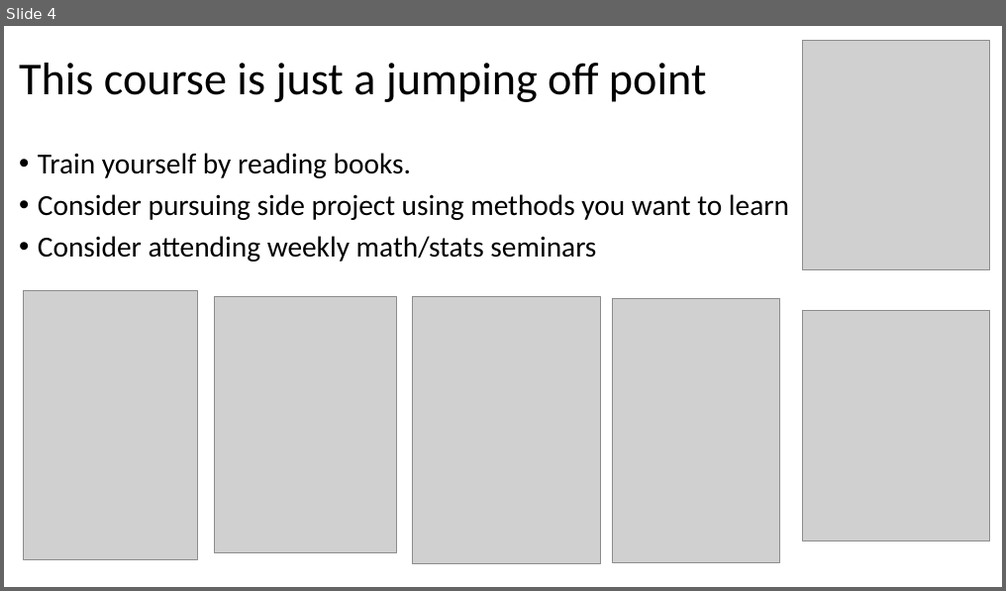
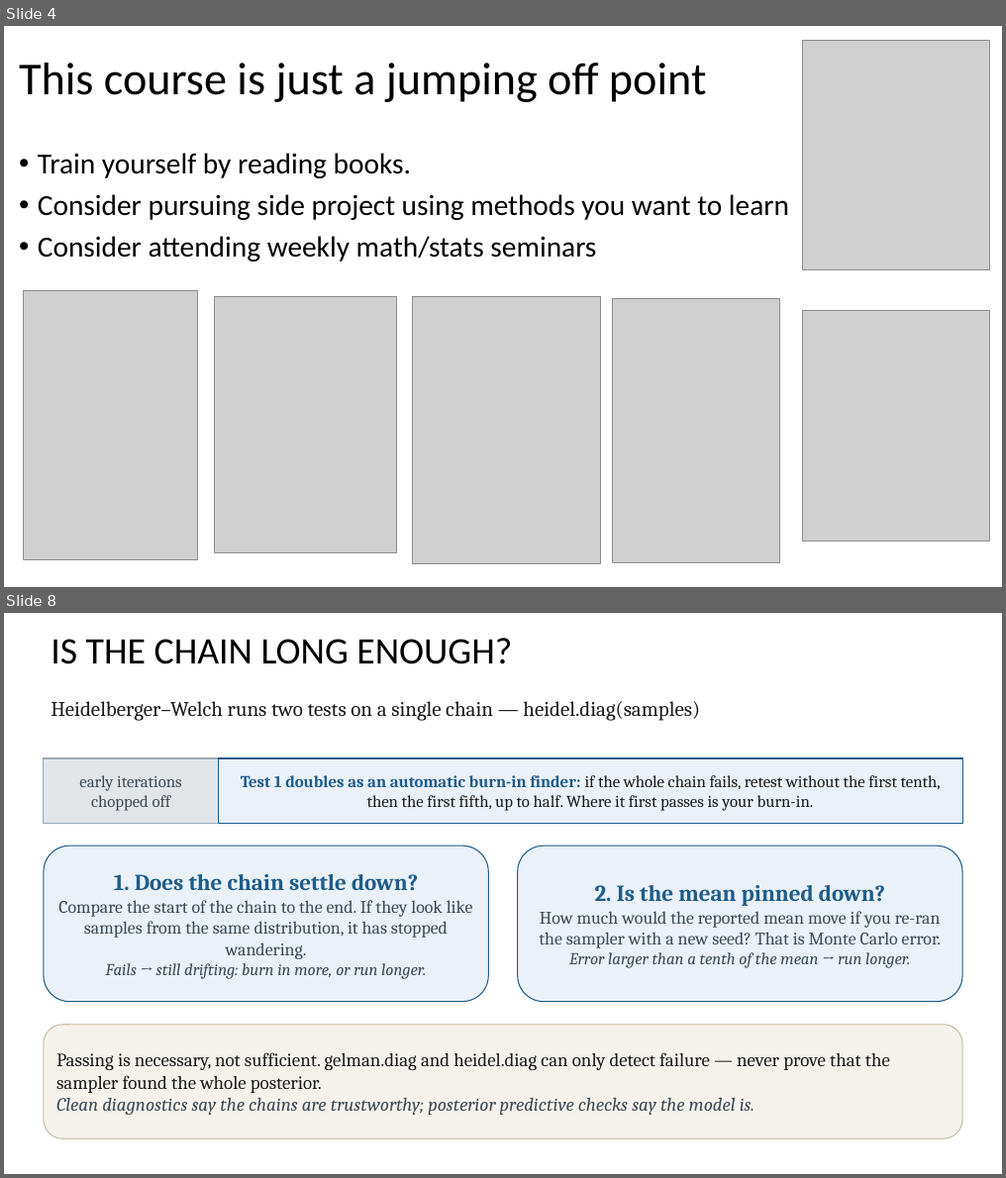
Before and after one commit to taaltree/FW536, a slide deck: Day5_BayesII/FW536_Day5_BayesII.pptx. Shown one above the other, each under a label of ours: slide 4 before the commit, slides 4 and 8 after it; the slides between them are not shown. The pictures are 1006x591 and 1006x1178 pixels, drawn with LibreOffice and Linux fonts; fonts in the diff are those of the drawing; grey boxes stand for pictures. Boxes give left, top, right and bottom in pixels: in the first picture for what was removed or moved away, otherwise in the second. Text is boxed around its words. In the diff, an @@ line names an element or a change of style, - is before the commit and + after.

```diff
--- a/Day5_BayesII/FW536_Day5_BayesII.pptx
+++ b/Day5_BayesII/FW536_Day5_BayesII.pptx
@@ slide 8 added at (x1=4, y1=613, x2=1002, y2=1174), background #FFFFFF @@
@@ text added at (x1=51, y1=638, x2=512, y2=664), 36 pt, text #000000 @@
+IS THE CHAIN LONG ENOUGH?
@@ text added at (x1=51, y1=701, x2=700, y2=721), 20 pt, text #1B1B1B @@
+Heidelberger–Welch runs two tests on a single chain — heidel.diag(samples)
@@ rectangle added at (x1=44, y1=759, x2=218, y2=823), fill #E3E6E9, outline #9AA7B2 1 pt, 16 pt, text #3D4A55 @@
+early iterations
+chopped off
@@ rectangle added at (x1=218, y1=759, x2=962, y2=823), fill #EAF1F8, outline #1F5C8A 1 pt, 16 pt, text #1B1B1B @@
+Test 1 doubles as an automatic burn-in finder: if the whole chain fails, retest without the first tenth, then the first fifth, up to half. Where it first passes is your burn-in.
@@ rounded rectangle added at (x1=44, y1=846, x2=488, y2=1001), fill #EAF1F8, outline #1F5C8A 1 pt, 17 pt, text #3D4A55 @@
+1. Does the chain settle down?
+Compare the start of the chain to the end. If they look like samples from the same distribution, it has stopped wandering.
+Fails → still drifting: burn in more, or run longer.
@@ rounded rectangle added at (x1=518, y1=846, x2=962, y2=1001), fill #EAF1F8, outline #1F5C8A 1 pt, 17 pt, text #3D4A55 @@
+2. Is the mean pinned down?
+How much would the reported mean move if you re-ran the sampler with a new seed? That is Monte Carlo error.
+Error larger than a tenth of the mean → run longer.
@@ rounded rectangle added at (x1=44, y1=1025, x2=963, y2=1140), fill #F5F2EC, outline #C9BFA8 1 pt, 18 pt, text #1B1B1B @@
+Passing is necessary, not sufficient. gelman.diag and heidel.diag can only detect failure — never prove that the sampler found the whole posterior.
+Clean diagnostics say the chains are trustworthy; posterior predictive checks say the model is.
```
Also in this commit, not shown: 4 slides changed, 8 other slides added, 1 slide removed, 4 other files.
